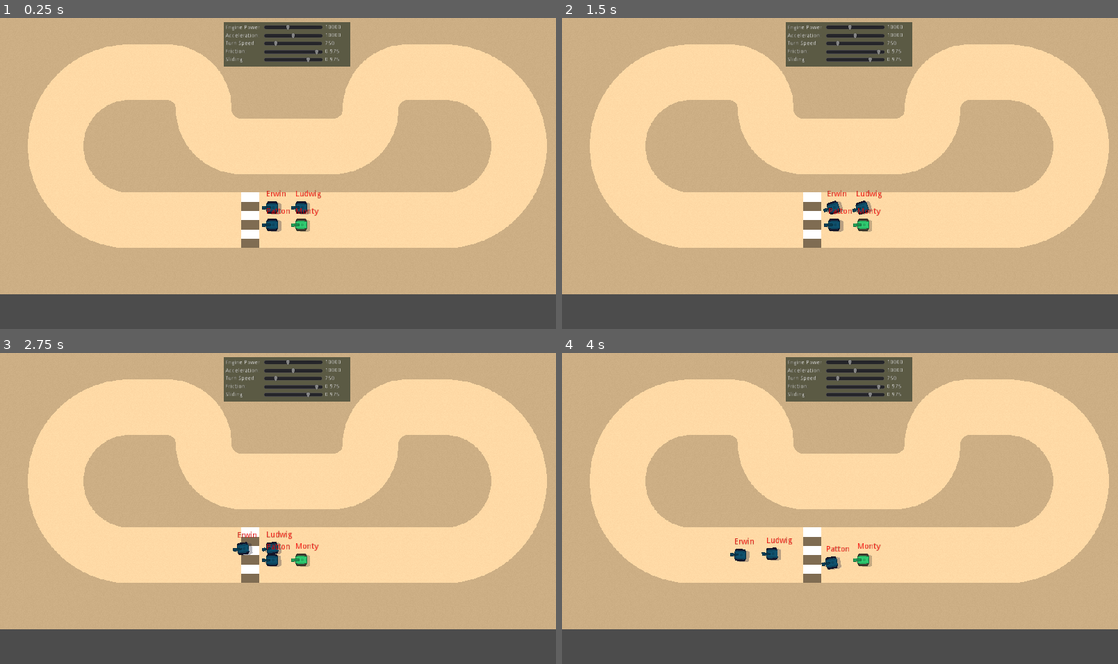
Above: before the commit, frames 1-4 (two rows, left to right).
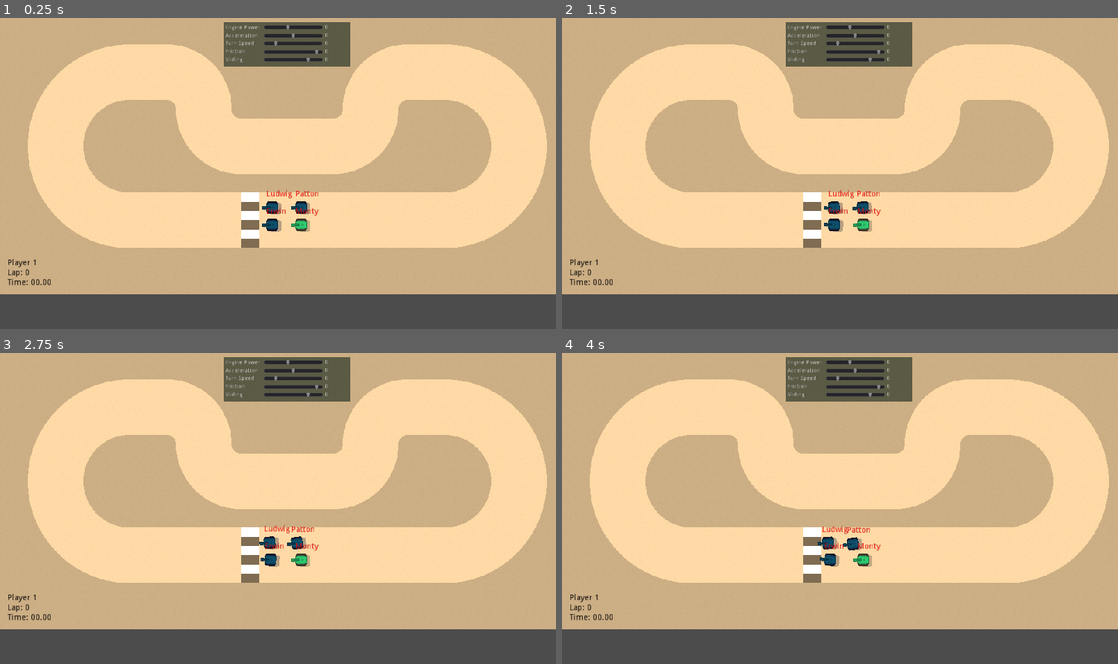
Above: after the commit, the same moments.

Repository: TeamRommel/RollingRommel
Game: Godot game, scene res://scenes/GameScene.tscn
Same seed, same stepped clock (60 frames per second), same inputs: the game is played once before the commit and once after it. The engine's default icon, where the game draws it, is replaced by a stand-in: a white triangle on a blue panel in a dark square.
Inputs:
- Up to frame 1 (0.25 s): no input
- Up to frame 2 (1.5 s): tap Enter at 0.5 s
- Up to frame 3 (2.75 s): no input
- Up to frame 4 (4 s): no input

The runs differ from the first frame. In frame 1, 0.4% of the frame differs, in the area x 1-62%, y 2-86%; in frame 2, 0.5%; in frame 3, 0.8%; in frame 4, 1.0%.
Error after the commit: Invalid get index '0' (on base: 'PoolVector2Array'). (res://scripts/CPUVehicle.gd:112)

Commit message:
Add lap and lap time calculation. Resolves #7.

Diff:
--- a/scenes/GameScene.tscn
+++ b/scenes/GameScene.tscn
@@ -19,33 +19,45 @@
 [node name="waypoints" type="Node2D" parent="."]
 
 [node name="Area2D_3" parent="waypoints" instance=ExtResource( 4 )]
-position = Vector2( 154.499, 316.845 )
+position = Vector2( 431.144, 352.57 )
 
 [node name="Area2D_4" parent="waypoints" instance=ExtResource( 4 )]
-position = Vector2( 92.676, 175.737 )
+position = Vector2( 95.2481, 222.893 )
+rotation = 1.5708
 area_id = 1
 
 [node name="Area2D_5" parent="waypoints" instance=ExtResource( 4 )]
-position = Vector2( 264.598, 99.3671 )
+position = Vector2( 244.878, 98.5097 )
 area_id = 2
 
 [node name="Area2D_6" parent="waypoints" instance=ExtResource( 4 )]
-position = Vector2( 409.249, 216.241 )
+position = Vector2( 417.823, 222.243 )
 area_id = 3
 
 [node name="Area2D_8" parent="waypoints" instance=ExtResource( 4 )]
-position = Vector2( 631.03, 179.175 )
+position = Vector2( 637.032, 165.457 )
+rotation = 1.5708
 area_id = 4
 
 [node name="Area2D_1" parent="waypoints" instance=ExtResource( 4 )]
-position = Vector2( 819.963, 100.563 )
+position = Vector2( 777.952, 97.1335 )
 area_id = 5
 
 [node name="Area2D_2" parent="waypoints" instance=ExtResource( 4 )]
-position = Vector2( 872.573, 321.605 )
+position = Vector2( 780.834, 349.041 )
 area_id = 6
 
 [node name="target_container" type="Node2D" parent="."]
 
 [node name="label_container" type="Node2D" parent="."]
 z_index = 20
+
+[node name="p1_laps" type="Label" parent="."]
+margin_left = 13.0
+margin_top = 419.0
+margin_right = 124.0
+margin_bottom = 440.0
+custom_colors/font_color = Color( 0, 0, 0, 1 )
+text = "Player 1
+Lap: 0
+Time: 00.00"
--- a/scenes/Waypoint.tscn
+++ b/scenes/Waypoint.tscn
@@ -2,8 +2,8 @@
 
 [ext_resource path="res://scripts/Waypoint.gd" type="Script" id=1]
 
-[sub_resource type="CircleShape2D" id=1]
-radius = 70.1221
+[sub_resource type="RectangleShape2D" id=1]
+extents = Vector2( 10, 52.1335 )
 
 [node name="Waypoint" type="Area2D"]
 position = Vector2( 395.519, 88.0965 )
--- a/scripts/GameScene.gd
+++ b/scripts/GameScene.gd
@@ -7,6 +7,7 @@
 onready var target_container = get_node("target_container")
 onready var label_container = get_node("label_container")
 onready var waypoints = get_node("waypoints").get_children()
+onready var p1_laps = get_node("p1_laps")
 #onready var cpu_label = $CPU_Label
 #onready var player_label = $Player_Label
 
@@ -14,6 +15,7 @@
 var target = load("res://scenes/target.tscn")
 var player_car = preload("res://scenes/PlayerVehicle.tscn")
 var cpu_car = preload("res://scenes/CPUVehicle.tscn")
+var players = []
 var screen_players = []
 var player_labels = []
 
@@ -29,11 +31,12 @@
 	#player.waypoints = waypoints
 	#cpu.nav = navigation
 	#cpu.trackpoints = waypoints
+	total_waypoints = waypoints.size()
 	connect_to_waypoints()
 	init_players()
 
 func init_players():
-	var players = GameSettings.get_players()
+	players = GameSettings.get_players()
 	for player in players:
 		var lbl = Label.new()
 		lbl.text = player.get_player_name()
@@ -57,6 +60,9 @@
 			plr.must_turn_dist_forward = player.must_turn_dist_forward
 			screen_players.append(plr)
 			lbl.rect_position = plr.position + Vector2(-10, -30)
+			player.set_no_of_waypoints(total_waypoints)
+			player.set_no_of_laps(total_laps)
+			player.connect("lap_complete", self, "count_laps")
 			add_child(plr)
 		else:
 			var plr = player_car.instance()
@@ -67,6 +73,9 @@
 			plr.waypoints = waypoints
 			screen_players.append(plr)
 			lbl.rect_position = plr.position + Vector2(-10, -30)
+			player.set_no_of_waypoints(total_waypoints)
+			player.set_no_of_laps(total_laps)
+			player.connect("lap_complete", self, "count_laps")
 			add_child(plr)
 
 
@@ -82,8 +91,14 @@
 		waypoints[i].connect("body_entered_waypoint", self, "check_laps")
 
 func check_laps(body, area):
-	pass
+	players[body].set_current_waypoint(area)
 	#print("Body ", body, " entered area ", area)
+
+func count_laps(player_id: int, lap_no:int, lap_time: float):
+	print ("Player %s completed a lap" % player_id)
+	if player_id == 0:
+		p1_laps.set_text("Player 1\nLap: %s\nTime: %s" % [lap_no, lap_time])
+
 
 func draw_labels():
 	for i in player_labels.size():
--- a/scripts/GameSettings.gd
+++ b/scripts/GameSettings.gd
@@ -7,10 +7,10 @@
 var player_class = preload("PlayerData.gd")
 
 func _init():
-	var p1 = player_class.new("Monty", 1, false)
-	var cpu = player_class.new("Erwin", 2, true, 300)
-	var cpu2 = player_class.new("Ludwig", 3, true, 225)
-	var cpu3 = player_class.new("Patton", 4, true, 200)
+	var p1 = player_class.new("Monty", 0, false)
+	var cpu = player_class.new("Erwin", 1, true, 300)
+	var cpu2 = player_class.new("Ludwig", 2, true, 225)
+	var cpu3 = player_class.new("Patton", 3, true, 200)
 	add_player(p1)
 	add_player(cpu)
 	add_player(cpu2)
--- a/scripts/PlayerData.gd
+++ b/scripts/PlayerData.gd
@@ -8,6 +8,14 @@
 var is_cpu: bool = false
 var must_turn_dist_forward = 250
 
+# Level-based data
+var total_waypoints: int = 0
+var current_waypoint: int = 0
+var completed_laps: int = 0
+var total_laps: int = 0
+var lap_time: float = 0
+var lap_start_time: int = 0
+
 # Car stats
 var acceleration: int = 10000
 var forward_power: int = 10000
@@ -15,6 +23,9 @@
 var rotation_speed: int = 750
 var slip_factor: float = 0.975
 var friction_factor: float = 0.975
+
+# Signals
+signal lap_complete
 
 func _init(new_name="ACE", new_id=0, set_cpu=false, forw_turn_dist=250):
 	player_name = new_name
@@ -45,3 +56,30 @@
 
 func get_player_vehicle() -> int:
 	return selected_vehicle
+
+
+# Lap related functions
+func set_no_of_waypoints(total_waypoints_in_lvl: int) -> void:
+	total_waypoints = total_waypoints_in_lvl
+
+func set_no_of_laps(total_laps_in_lvl: int) -> void:
+	total_laps = total_laps_in_lvl
+
+func set_current_waypoint(waypoint_no) -> void:
+	if current_waypoint + 1 == waypoint_no:
+	#	print("passed correct")
+		current_waypoint += 1
+	elif waypoint_no == 0 && current_waypoint + 1 == total_waypoints:
+		current_waypoint = 1
+		add_lap()
+	else:
+		lap_start_time = OS.get_ticks_msec()
+
+func add_lap() -> void:
+	#print("completed lap")
+	completed_laps += 1
+	lap_time = float(OS.get_ticks_msec() - lap_start_time) / 1000
+	print (lap_time)
+	emit_signal("lap_complete", player_id, completed_laps, lap_time)
+	if completed_laps == total_laps:
+		print("race complete")
--- a/scripts/PlayerVehicle.gd
+++ b/scripts/PlayerVehicle.gd
@@ -34,27 +34,27 @@
 	rotation_dir = 0
 
 	# Handle left and right keys. Prep for multiplayer.
-	if Input.is_action_pressed('right_%s' % id):
+	if Input.is_action_pressed('right_%s' % (id + 1)):
 		rotation_dir = 1
-	if Input.is_action_pressed('left_%s' % id):
+	if Input.is_action_pressed('left_%s' % (id + 1)):
 		rotation_dir = -1
 
 	# Handle up and down keys. Prep for multiplayer.
-	if Input.is_action_pressed('down_%s' % id):
+	if Input.is_action_pressed('down_%s' % (id + 1)):
 		if (engine_power > reverse_power_max):
 			engine_power -= acceleration * delta
-	if Input.is_action_pressed('up_%s'% id):
+	if Input.is_action_pressed('up_%s'% (id + 1)):
 		if (engine_power <= forward_power_max):
 			engine_power += acceleration * delta
 		else:
 			engine_power = forward_power_max
 
 	# If neither up nor down is pressed, kill engine.
-	if not Input.is_action_pressed('up_%s' % id) and not Input.is_action_pressed('down_%s' % id):
+	if not Input.is_action_pressed('up_%s' % (id + 1)) and not Input.is_action_pressed('down_%s' % (id + 1)):
 		engine_power = 0
 
 	# Apply nitro
-	if Input.is_action_pressed('action_%s_1' % id):
+	if Input.is_action_pressed('action_%s_1' % (id + 1)):
 		if can_use_nitro:
 			will_use_nitro = true
 
Not shown, changed: export_presets.cfg
